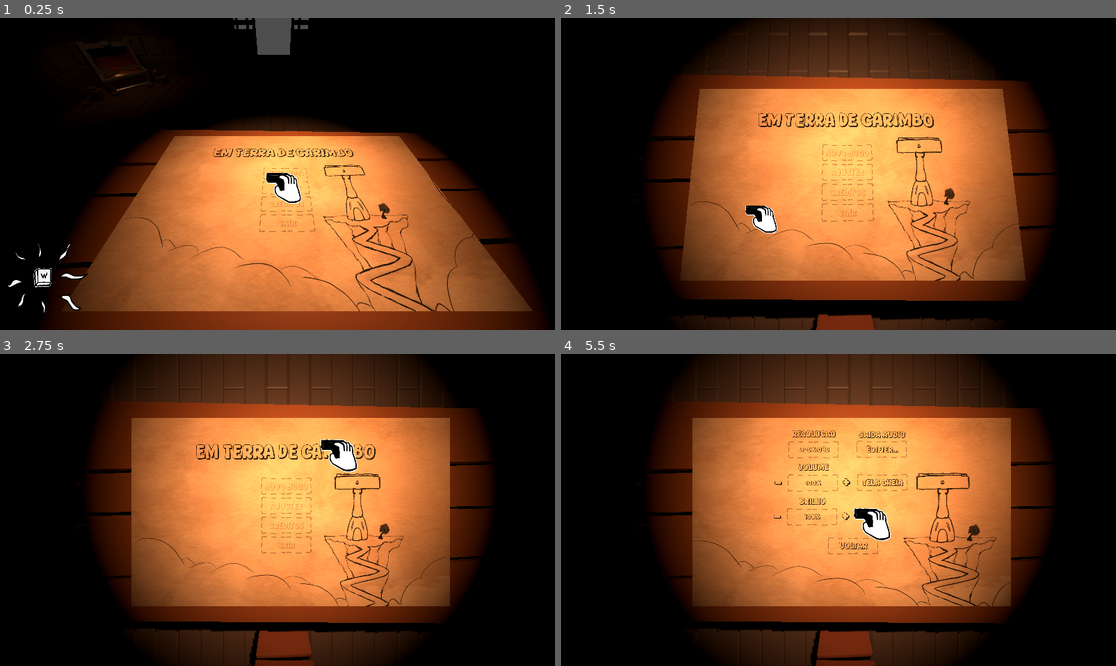
Above: before the commit, frames 1-4 (two rows, left to right).
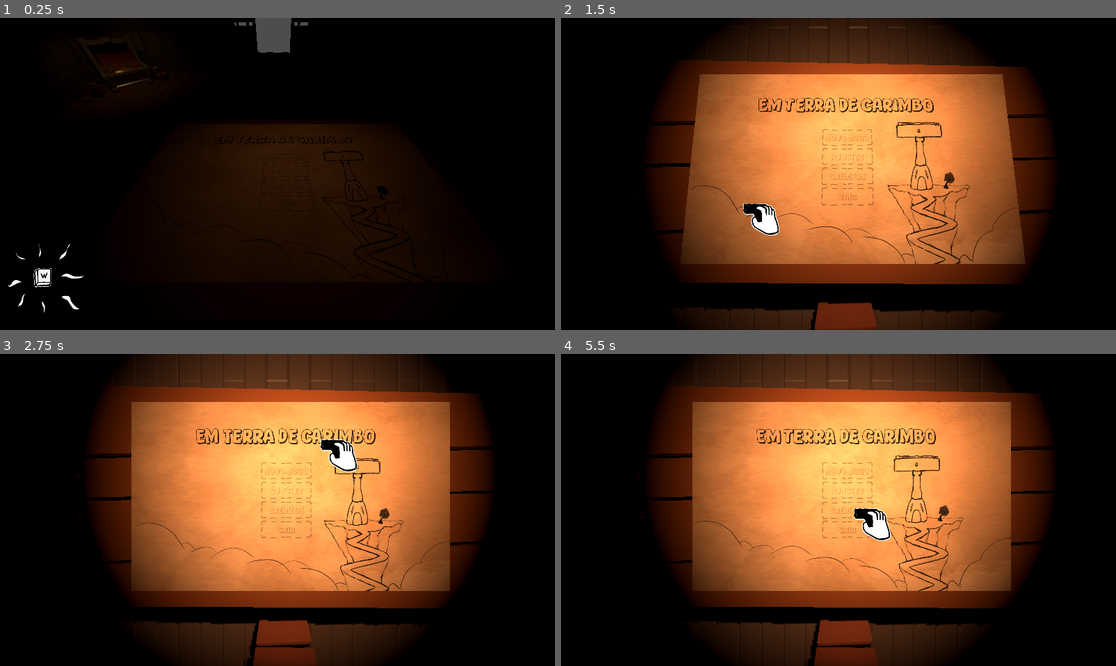
Above: after the commit, the same moments.

Repository: Samir-pmw/felpo_jam
Game: Godot game, scene res://scenes/menu/menu.tscn
The game is run twice, just before and just after one commit, with the same random seed, the same clock (stepped at 60 frames per second) and the same inputs.
Inputs (mouse positions are in pixels of both pictures, inside the frame that each line leads up to):
- Up to frame 1 (0.25 s): no input
- Up to frame 2 (1.5 s): move the mouse to (960, 158) at 0.52 s; hold Up (ui_up) 0.53-1.25 s; tap W (press_w) at 0.6 s; click (960, 158) at 0.67 s; drag from (727, 189) to (810, 236) at 1.27 s
- Up to frame 3 (2.75 s): move the mouse to (333, 441) at 2.02 s; hold Up (ui_up) from 2.03 s (still down); tap W (press_w) at 2.1 s; click (333, 441) at 2.17 s
- Up to frame 4 (5.5 s): release Up (ui_up) at 2.75 s; drag from (810, 572) to (672, 463) at 2.77 s; move the mouse to (1005, 556) at 3.52 s; tap W (press_w) at 3.6, 5.1 s; click (1005, 556) at 3.67 s; drag from (672, 463) to (755, 432) at 4.27 s; move the mouse to (866, 510) at 5.02 s; click (866, 510) at 5.17 s

The runs differ from the first frame. In frame 1, 47% of the frame differs, in the area x 8-98%, y 0-100%; in frame 2, 27%; in frame 3, 18%; in frame 4, 18%.

Commit message:
cool transitions

Diff:
--- a/source/scenes/menu/menu.tscn
+++ b/source/scenes/menu/menu.tscn
@@ -68,7 +68,7 @@
 cena_principal = ExtResource("1_fqr1d")
 
 [node name="Camera3D" type="Camera3D" parent="." unique_id=414983930]
-transform = Transform3D(1.0151167e-07, -0.7741055, 0.63305664, -8.3015365e-08, 0.63305664, 0.7741055, -1, -1.3113417e-07, -1.4210855e-14, 10.907754, 3.0030787, -16.30698)
+transform = Transform3D(1.0151167e-07, -0.7741055, 0.63305664, -8.3015365e-08, 0.63305664, 0.7741055, -1, -1.3113417e-07, -1.4210855e-14, 11.072241, 2.9088626, -16.30698)
 attributes = SubResource("CameraAttributesPractical_fqr1d")
 fov = 88.3
 
@@ -909,6 +909,7 @@
 transform = Transform3D(1, 0, 0, 0, 0.9965742, 0.08270385, 0, -0.08270385, 0.9965742, 1.840318, 1.2374139, -8.602751)
 
 [node name="MainPage" type="Node3D" parent="." unique_id=1710968854]
+visible = false
 
 [node name="StartGame" type="Area3D" parent="MainPage" unique_id=827329834]
 transform = Transform3D(-7.430936e-08, 0, 1.01, 0, 0.581, 0, -1.7, 0, -4.4148504e-08, 9.929587, 1.4806757, -16.445412)
--- a/source/scripts/menu/menu_3d.gd
+++ b/source/scripts/menu/menu_3d.gd
@@ -16,7 +16,7 @@
 
 var volume: int = 100
 var brilho: int = 100
-var base_light_energy: float = 1.0 #
+var base_light_energy: float = 1.0
 
 var resolucoes = [Vector2i(1920, 1080), Vector2i(1600, 900), Vector2i(1366, 768), Vector2i(1280, 720)]
 var res_idx: int = 0
@@ -25,6 +25,7 @@
 func _ready():
 	if luz_mesa:
 		base_light_energy = luz_mesa.light_energy
+		luz_mesa.light_energy = 0.1
 
 	if w_icon:
 		w_icon.scale = Vector2(1, 1)
@@ -36,14 +37,22 @@
 	if Input.is_action_just_pressed("press_w") and not ja_subiu:
 		ja_subiu = true
 		subir_camera()
+		main_page.visible = true
 		if w_icon:
 			w_icon.hide()
 
 func subir_camera():
 	var tween = create_tween().set_parallel(true)
 	var nova_posicao = Vector3(camera.position.x - 1, 3.2, camera.position.z)
+
 	tween.tween_property(camera, "position", nova_posicao, 1.2).set_trans(Tween.TRANS_SINE)
 	tween.tween_property(camera, "rotation_degrees", Vector3(-90, 90, 0), 1.2).set_trans(Tween.TRANS_SINE)
+
+	if luz_mesa:
+		tween.tween_property(luz_mesa, "light_energy", base_light_energy, 1.2).set_trans(Tween.TRANS_SINE)
+
+	if Cursor:
+		Cursor.aparecer()
 
 func ir_para_ajustes():
 	main_page.visible = false
--- a/source/scripts/ui/cursor.gd
+++ b/source/scripts/ui/cursor.gd
@@ -5,13 +5,19 @@
 
 func _ready():
 	Input.set_mouse_mode(Input.MOUSE_MODE_HIDDEN)
+	sprite.modulate.a = 0
+	sprite.scale = Vector2.ZERO
 
 func _process(_delta):
 	sprite.global_position = sprite.get_global_mouse_position() + stamp_offset
 
-# Temporário (Até termos animação)
+func aparecer():
+	var tween = create_tween().set_parallel(true)
+	tween.tween_property(sprite, "modulate:a", 1.0, 0.8)
+	tween.tween_property(sprite, "scale", Vector2(0.8, 0.8), 1.0).set_trans(Tween.TRANS_ELASTIC)
+
 func _input(event):
-	if event is InputEventMouseButton:
+	if sprite.modulate.a > 0.9 and event is InputEventMouseButton:
 		if event.pressed:
 			sprite.scale = Vector2(0.7, 0.7)
 		else:
Empty file removed: source/scripts/menu/menu_options.gd
Not shown, removed: source/scripts/menu/menu_options.gd.uid
